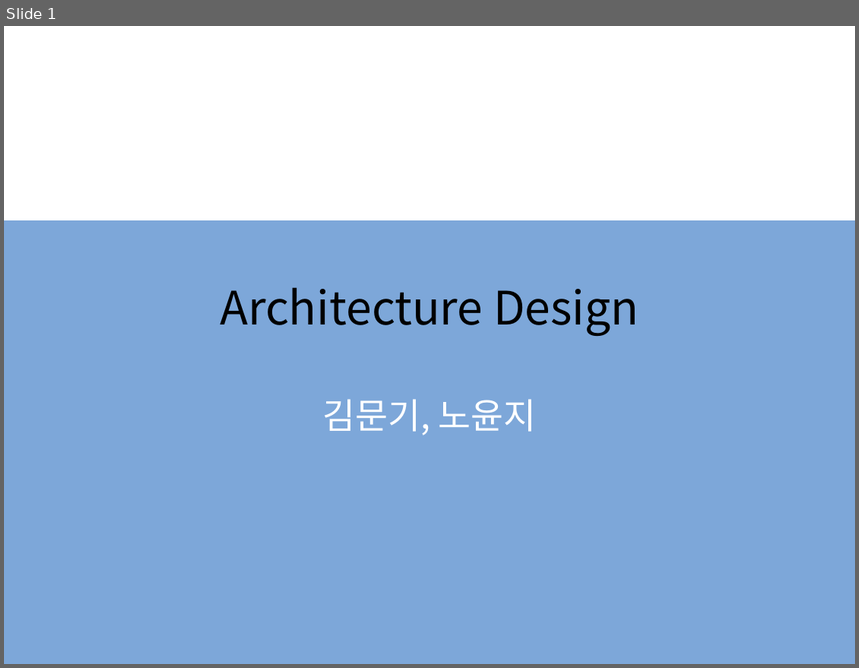
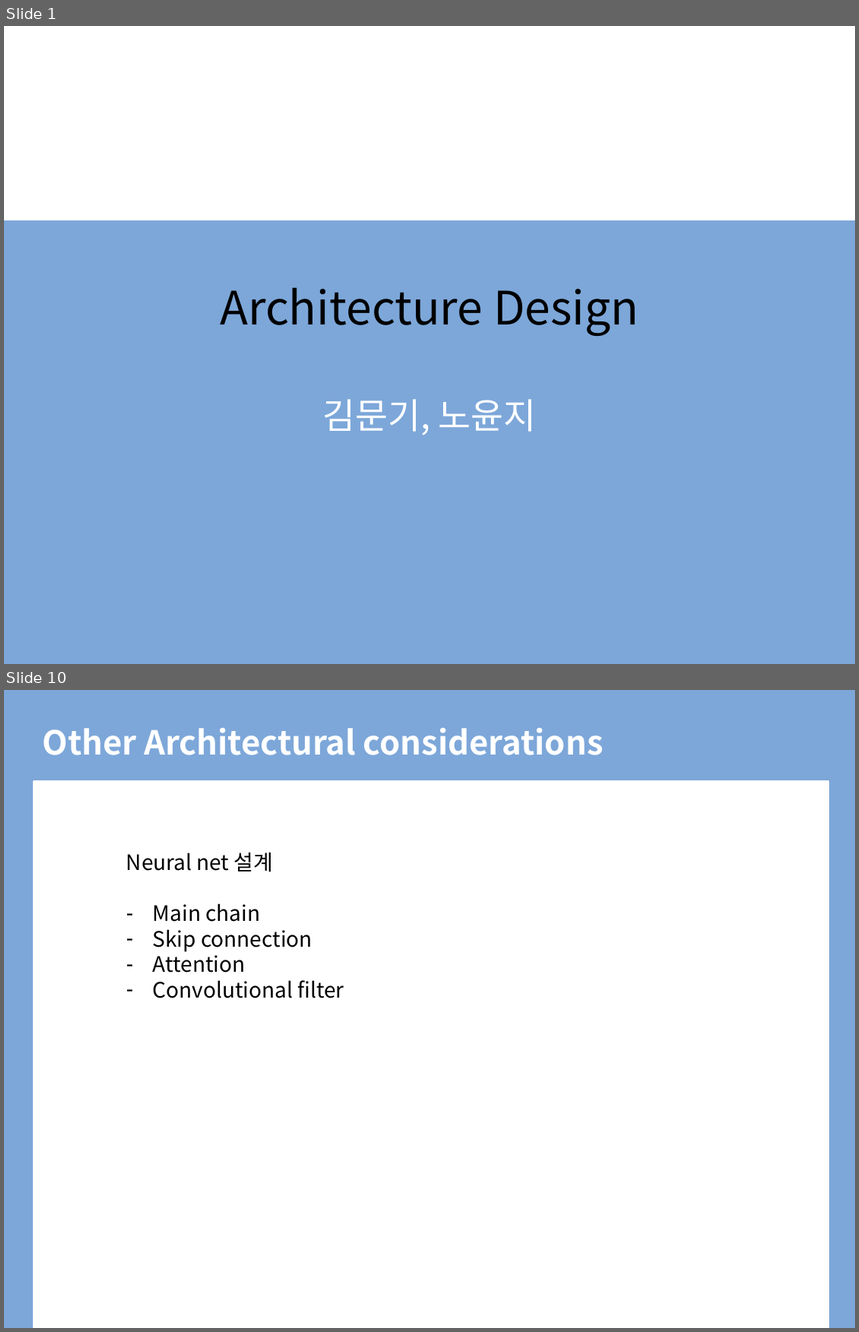
Before and after one commit to BLINK-ONCE/Storage, a slide deck: files/presentation/ppt/6.4 Architecture Design.pptx. Shown one above the other, each under a label of ours: slide 1 before the commit, slides 1 and 10 after it; the slides between them are not shown. The pictures are 859x668 and 859x1332 pixels, drawn with LibreOffice and Linux fonts; fonts in the diff are those of the drawing; background and template pictures are left out. Boxes give left, top, right and bottom in pixels: in the first picture for what was removed or moved away, otherwise in the second. Text is boxed around its words. In the diff, an @@ line names an element or a change of style, - is before the commit and + after.

```diff
--- a/files/presentation/ppt/6.4 Architecture Design.pptx
+++ b/files/presentation/ppt/6.4 Architecture Design.pptx
@@ slide 10 added at [4, 690, 855, 1328], background #FFFFFF @@
@@ rectangle added at [4, 690, 855, 1328], fill #7DA7D9, outline #7DA7D9 1.5 pt @@
@@ title added at [43, 728, 604, 755], 28 pt, text #FFFFFF, bold @@
+Other Architectural considerations
@@ rectangle added at [34, 781, 828, 1328], fill #FFFFFF, outline #FFFFFF 1.5 pt @@
@@ text added at [126, 853, 344, 999], 18 pt, text #000000 @@
+Neural net 설계
+– Main chain
+– Skip connection
+– Attention
+– Convolutional filter
```
Also in this commit, not shown: 6 slides changed, 5 other slides added, 20 slides removed, 1 other file.
